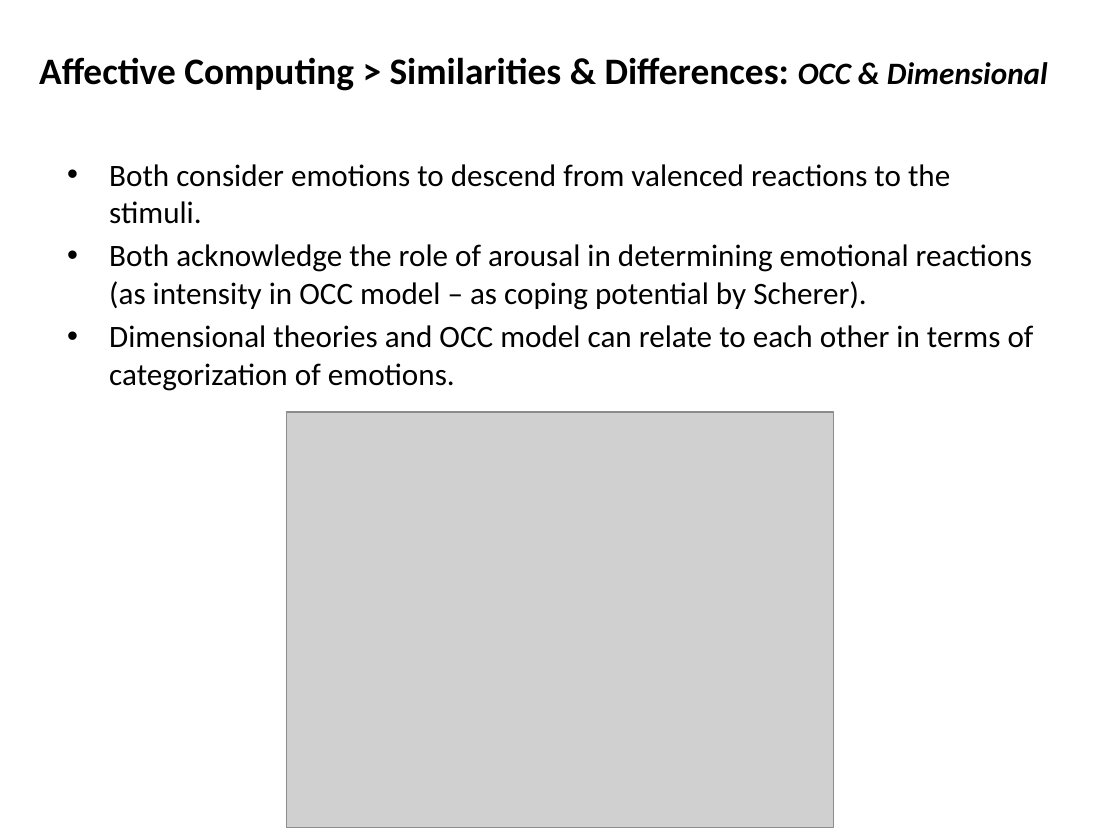
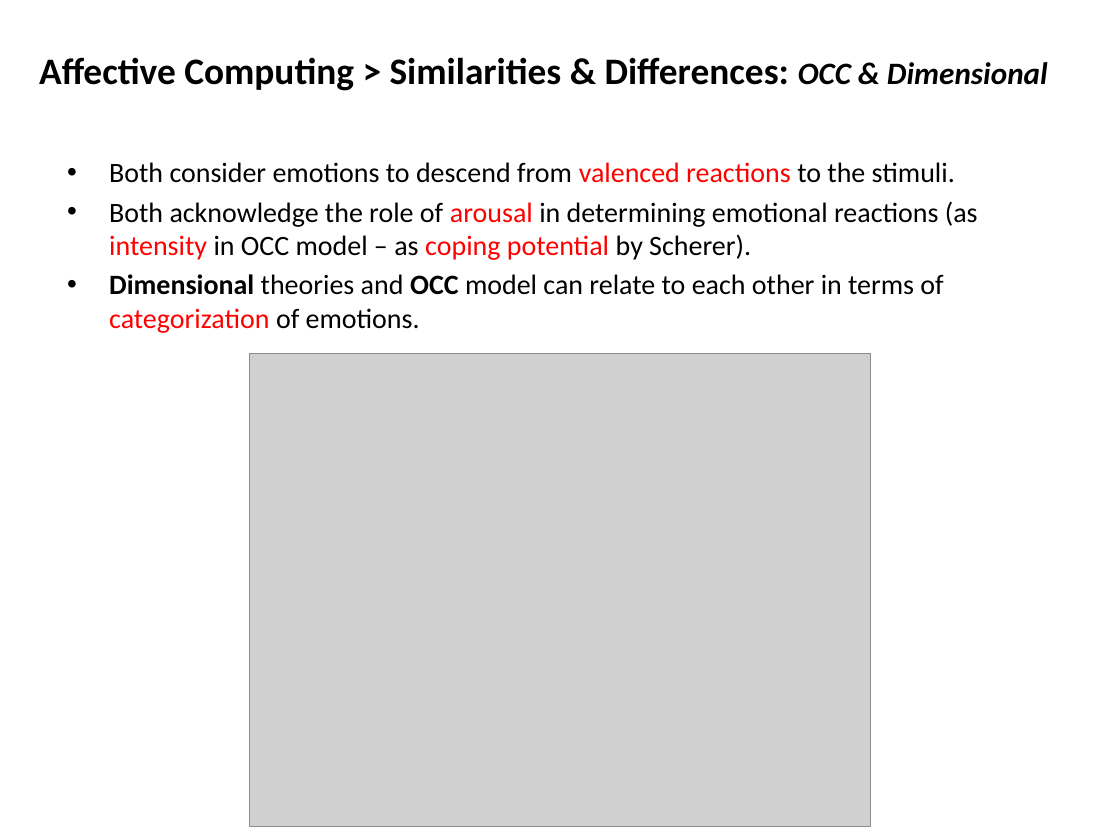
Before and after one commit to mshayganfar/CompExam1, a slide deck: slide 22 of presentation/PhD-comprehensive-exam-2.pptx. Drawn at 1120x840 pixels with LibreOffice and Linux fonts; fonts in the diff are those of the drawing; grey boxes stand for pictures. Boxes give left, top, right and bottom in pixels: in the first picture for what was removed or moved away, otherwise in the second. Text is boxed around its words. In the diff, an @@ line names an element or a change of style, - is before the commit and + after.

```diff
--- a/presentation/PhD-comprehensive-exam-2.pptx
+++ b/presentation/PhD-comprehensive-exam-2.pptx
@@ text "Both consider emotions to descend ..." at (109,162,978,333): size 20 to 18 pt; text colour #000000 to #FF0000 in "valenced reactions", "arousal intensity coping potential", "categorization"; bold on in "Dimensional OCC" @@
@@ picture: place and size @@
-picture at (287,412,833,828)
+picture at (249,353,870,825)
```
Also in this commit, not shown: 9 other slides changed.
